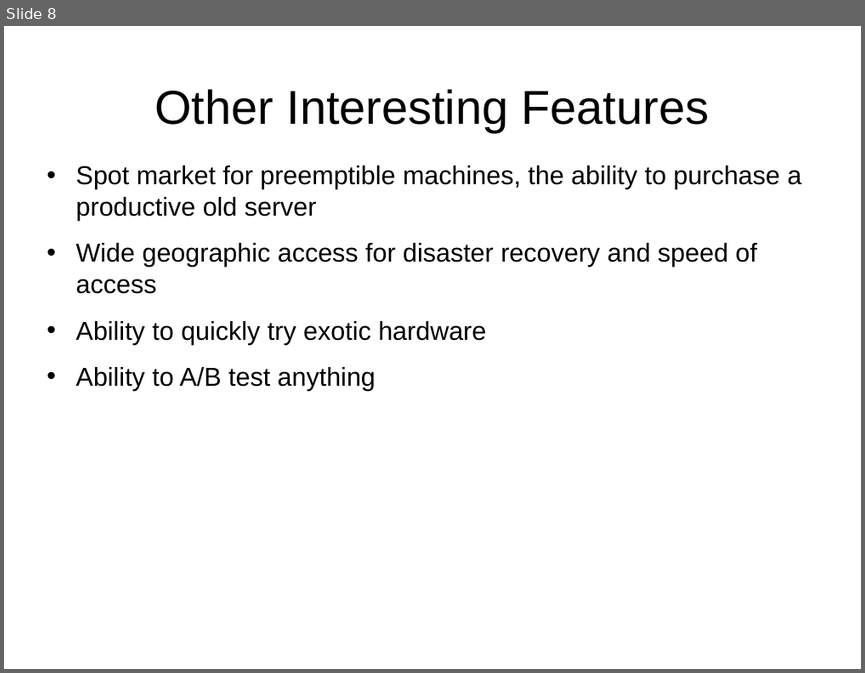
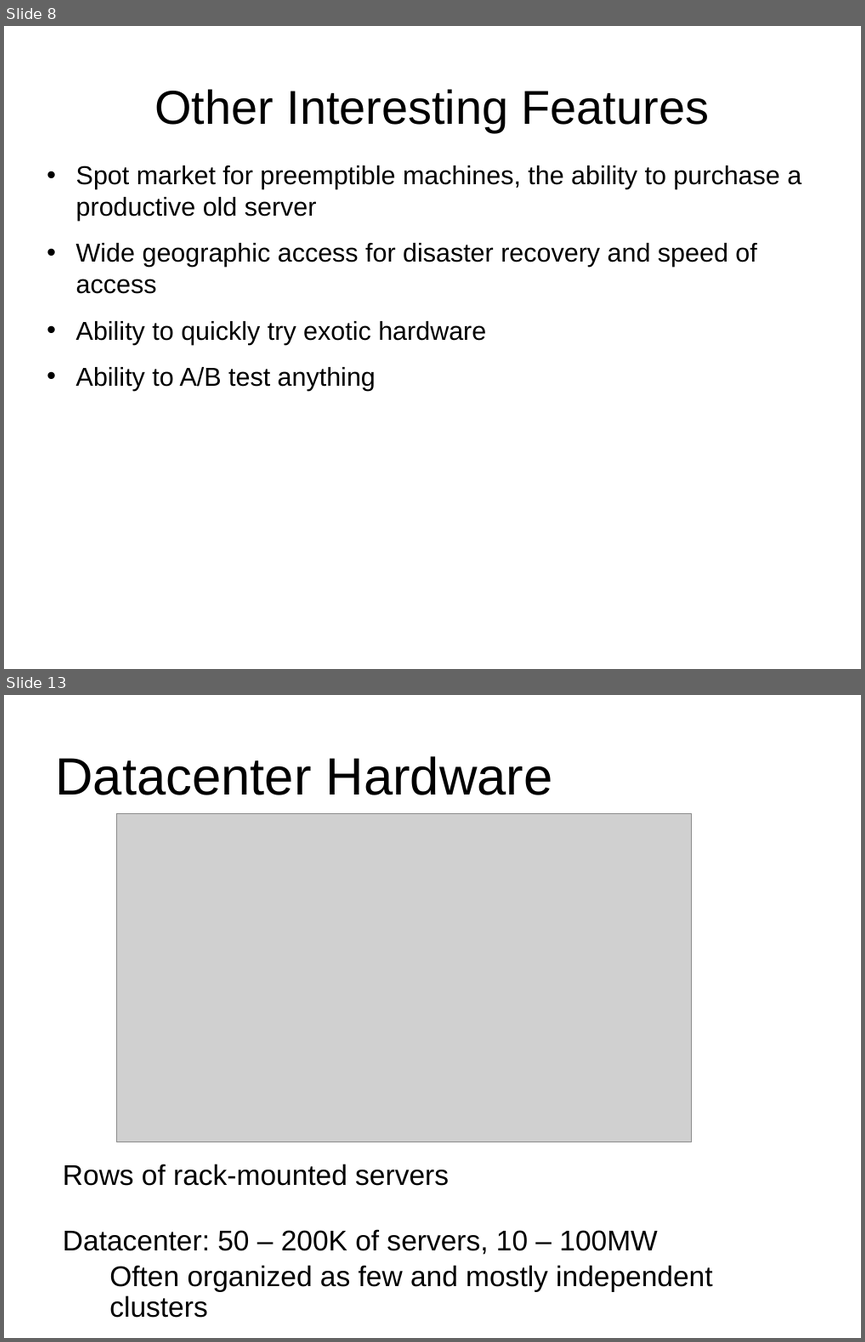
Before and after one commit to j-avdeev/Cloud-Computing-Technology, a slide deck: CCT - lec1 - Cloud computing overview.odp. Shown one above the other, each under a label of ours: slide 8 before the commit, slides 8 and 13 after it; the slides between them are not shown. The pictures are 865x673 and 865x1342 pixels, drawn with LibreOffice and Linux fonts; fonts in the diff are those of the drawing; grey boxes stand for pictures. Boxes give left, top, right and bottom in pixels: in the first picture for what was removed or moved away, otherwise in the second. Text is boxed around its words. In the diff, an @@ line names an element or a change of style, - is before the commit and + after.

```diff
--- a/CCT - lec1 - Cloud computing overview.odp
+++ b/CCT - lec1 - Cloud computing overview.odp
@@ slide 13 added at (x1=4, y1=695, x2=861, y2=1338), background #FFFFFF @@
@@ title added at (x1=56, y1=756, x2=553, y2=795), 48.5 pt, text #000000 @@
+Datacenter Hardware
@@ picture added at (x1=117, y1=814, x2=692, y2=1142) @@
@@ text added at (x1=63, y1=1163, x2=712, y2=1317), 26.4 pt, text #000000 @@
+Rows of rack-mounted servers
+Datacenter: 50 – 200K of servers, 10 – 100MW
+  Often organized as few and mostly independent clusters
```
Also in this commit, not shown: 20 other slides added, 1 other file.
